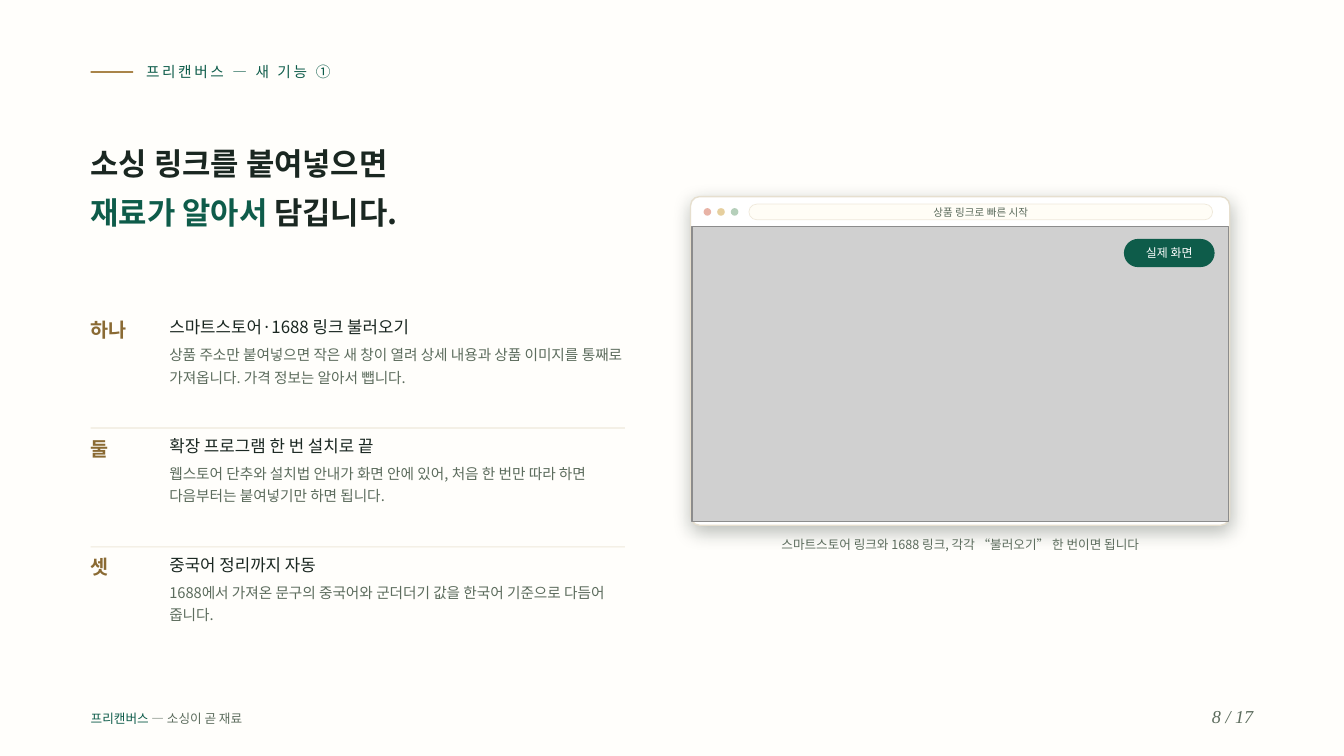
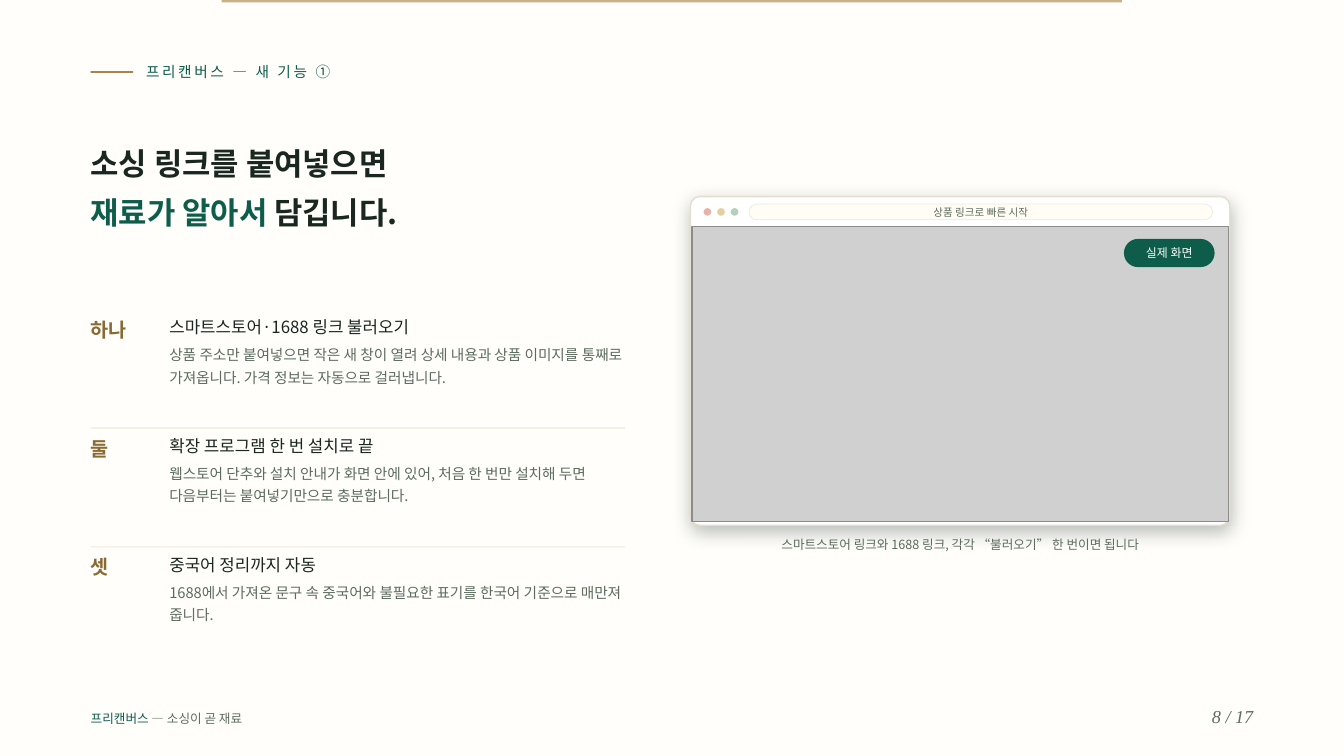
Before and after one commit to ramiteacher/searchmaster-x-freecanvas, a slide deck: slide 8 of slides.pptx. Drawn at 1344x756 pixels with LibreOffice and Linux fonts; fonts in the diff are those of the drawing; grey boxes stand for pictures. Boxes give left, top, right and bottom in pixels: in the first picture for what was removed or moved away, otherwise in the second. Text is boxed around its words. In the diff, an @@ line names an element or a change of style, - is before the commit and + after.

Commit message:
다듬기: 카피 퇴고·Noto Serif KR 전환·금박 프레임·대비 보정

```diff
--- a/slides.pptx
+++ b/slides.pptx
@@ rectangle added at [222, 0, 1122, 2], fill #C9B287 @@
@@ text at [169, 348, 622, 384]: text changed @@
-상품 주소만 붙여넣으면 작은 새 창이 열려 상세 내용과 상품 이미지를 통째로 가져옵니다. 가격 정보는 알아서 뺍니다.
+상품 주소만 붙여넣으면 작은 새 창이 열려 상세 내용과 상품 이미지를 통째로 가져옵니다. 가격 정보는 자동으로 걸러냅니다.
@@ text at [169, 467, 586, 502]: text changed @@
-웹스토어 단추와 설치법 안내가 화면 안에 있어, 처음 한 번만 따라 하면 다음부터는 붙여넣기만 하면 됩니다.
+웹스토어 단추와 설치 안내가 화면 안에 있어, 처음 한 번만 설치해 두면 다음부터는 붙여넣기만으로 충분합니다.
@@ text at [169, 586, 621, 621]: text changed @@
-1688에서 가져온 문구의 중국어와 군더더기 값을 한국어 기준으로 다듬어 줍니다.
+1688에서 가져온 문구 속 중국어와 불필요한 표기를 한국어 기준으로 매만져 줍니다.
```
Also in this commit, not shown: 16 other slides changed, 1 other file.
